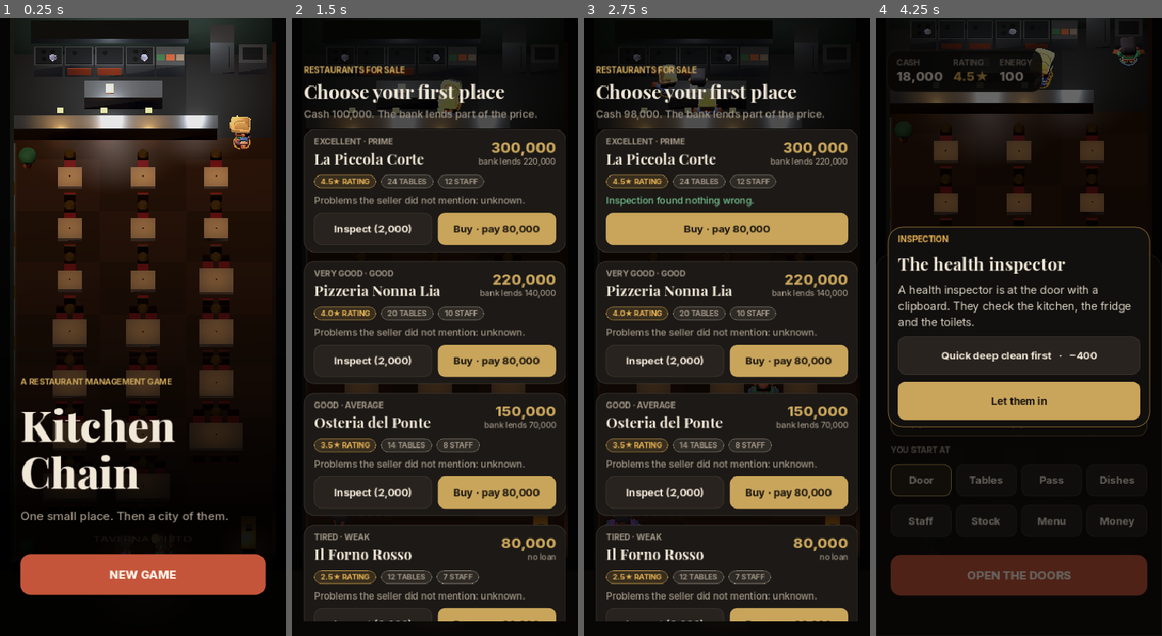
Above: before the commit, frames 1-4 (left to right).
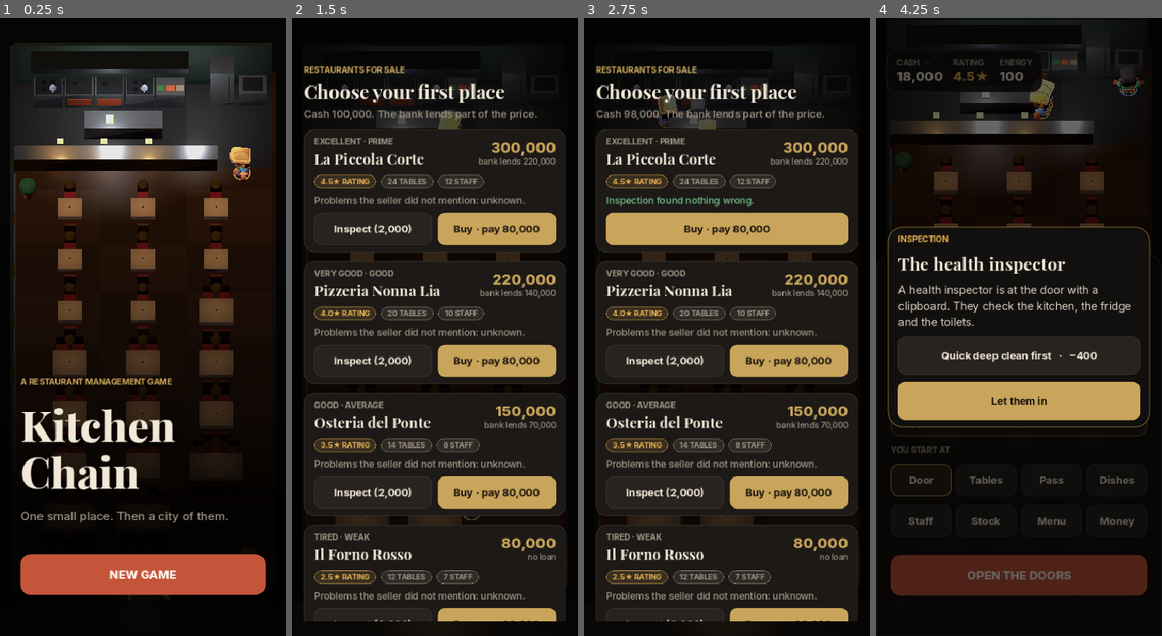
Above: after the commit, the same moments.

Repository: 1001pranav/kitchchengame
Game: Godot game, scene res://scenes/main.tscn
The game is run twice, just before and just after one commit, with the same random seed, the same clock (stepped at 60 frames per second) and the same inputs.
Inputs:
- Up to frame 1 (0.25 s): no input
- Up to frame 2 (1.5 s): click "NEW GAME" at 0.5 s; click "SEE WHAT'S FOR SALE" at 1.25 s
- Up to frame 3 (2.75 s): click "Inspect (2,000)" at 2 s
- Up to frame 4 (4.25 s): click "Buy · pay 80,000" at 2.75 s; click "Door" at 3.5 s

The runs differ from the first frame. In frame 1, 24% of the frame differs, in the area x 4-97%, y 0-73%; in frame 2, 3.3%; in frame 3, 3.5%; in frame 4, 6.9%.

Commit message:
Godot: synthesized lounge-jazz music and room/kitchen ambience, Sound autoload (music by phase, crowd follows the room, event and button sounds), camera framing below the HUD
Co-Authored-By: Claude Opus 5.5 <noreply@anthropic.com>
Claude-Session: https://claude.ai/code/session_016zCEihYEhovD8RoAyX4dmd

Diff:
--- a/game/project.godot
+++ b/game/project.godot
@@ -12,6 +12,7 @@
 [autoload]
 
 Game="*res://scripts/game.gd"
+Sound="*res://scripts/sound.gd"
 
 [display]
 
--- a/game/scripts/main.gd
+++ b/game/scripts/main.gd
@@ -107,6 +107,10 @@
 
 func _route() -> void:
 	var st: M.GameState = game.sim.state
+	var snd = get_node_or_null("/root/Sound")
+	if snd != null:
+		snd.music("service" if st.phase == "service" else "title")
+		snd.ambience(st.phase == "service")
 	var want := st.phase
 	if want == "market" and not _intro_seen:
 		return
@@ -127,6 +131,9 @@
 func show_title() -> void:
 	_clear()
 	current = "title"
+	var snd = get_node_or_null("/root/Sound")
+	if snd != null:
+		snd.music("title")
 	var grad := TextureRect.new()
 	var gt := GradientTexture2D.new()
 	var gr := Gradient.new()
@@ -729,6 +736,18 @@
 	_popup = null
 
 func _process(_d: float) -> void:
+	var snd = get_node_or_null("/root/Sound")
+	if snd != null and game.sim != null and game.sim.state.hasLocation and game.sim.ss != null:
+		var people := 0
+		for g in game.sim.ss.groups:
+			if not g.gone and not g.delivery:
+				people += g.size
+		snd.room_level = people / 40.0
+		var cooking := 0
+		for k in game.sim.ss.tasks:
+			if k.type == "cook" and k.started:
+				cooking += 1
+		snd.kitchen_level = cooking / 6.0
 	if current == "service" and _hud.has("meter") and game.sim != null and game.sim.ss != null:
 		var s: M.ServiceState = game.sim.ss
 		var meter: Control = _hud.meter
@@ -909,7 +928,17 @@
 	tw.tween_callback(p.queue_free)
 
 func _on_events(events: Array) -> void:
+	var snd = get_node_or_null("/root/Sound")
 	for e in events:
+		if snd != null:
+			match e.type:
+				"groupPaid": snd.play("coin", -6.0, 0.15)
+				"groupWalkedOut": snd.play("walkout", -4.0, 0.4)
+				"incidentRaised": snd.play("incident", -3.0, 0.5)
+				"equipmentBroke": snd.play("breakdown", -3.0, 0.5)
+				"stageReached", "objectiveDone": snd.play("stageup", -3.0, 1.0)
+				"dishReady": snd.play("bell", -16.0, 1.2, 0.02)
+				"groupSeated": snd.play("tap", -18.0, 0.3)
 		match e.type:
 			"groupPaid":
 				var tid = e.args.get("tableId")
--- a/game/scripts/scene/restaurant3d.gd
+++ b/game/scripts/scene/restaurant3d.gd
@@ -379,7 +379,7 @@
 	cam.keep_aspect = Camera3D.KEEP_WIDTH
 	cam.size = W + 0.5
 	add_child(cam)
-	var mid := (KITCHEN_Z + fz) / 2 + 0.35
+	var mid := (KITCHEN_Z + fz) / 2 - 0.35
 	var pitch := deg_to_rad(52.0)
 	var dist := 14.0
 	cam.look_at_from_position(Vector3(0, sin(pitch) * dist, mid + cos(pitch) * dist), Vector3(0, 0, mid))
--- /dev/null
+++ b/game/scripts/sound.gd
@@ -0,0 +1,112 @@
+extends Node
+## Autoload "Sound": music by phase, room ambience that follows how busy it is,
+## and one-shot effects. Settings live in user://settings.cfg.
+
+const SETTINGS := "user://settings.cfg"
+var music_on := true
+var sfx_on := true
+var _music: Array = []      ## two players for crossfades
+var _music_i := 0
+var _music_name := ""
+var _room: AudioStreamPlayer
+var _kitchen: AudioStreamPlayer
+var _pool: Array = []
+var _streams := {}
+var _last := {}
+var room_level := 0.0       ## 0..1, set by the game from how full the room is
+var kitchen_level := 0.0    ## 0..1, from how many stations are cooking
+
+func _ready() -> void:
+	var cfg := ConfigFile.new()
+	if cfg.load(SETTINGS) == OK:
+		music_on = cfg.get_value("sound", "music", true)
+		sfx_on = cfg.get_value("sound", "sfx", true)
+	for i in 2:
+		var p := AudioStreamPlayer.new()
+		p.volume_db = -80
+		add_child(p)
+		_music.append(p)
+	_room = _loop_player("amb_room")
+	_kitchen = _loop_player("amb_kitchen")
+	for i in 6:
+		var p := AudioStreamPlayer.new()
+		add_child(p)
+		_pool.append(p)
+
+func save_settings() -> void:
+	var cfg := ConfigFile.new()
+	cfg.set_value("sound", "music", music_on)
+	cfg.set_value("sound", "sfx", sfx_on)
+	cfg.save(SETTINGS)
+	if not music_on:
+		for p in _music:
+			p.stop()
+		_music_name = ""
+
+func _stream(path: String) -> AudioStream:
+	if not _streams.has(path):
+		_streams[path] = load(path)
+	return _streams[path]
+
+func _loop_player(name: String) -> AudioStreamPlayer:
+	var p := AudioStreamPlayer.new()
+	var s: AudioStreamOggVorbis = _stream("res://assets/audio/%s.ogg" % name).duplicate()
+	s.loop = true
+	p.stream = s
+	p.volume_db = -80
+	add_child(p)
+	return p
+
+## Crossfades to a music loop ("service", "title") or silence ("").
+func music(name: String) -> void:
+	if not music_on:
+		name = ""
+	if name == _music_name:
+		return
+	_music_name = name
+	var old: AudioStreamPlayer = _music[_music_i]
+	var tw := create_tween()
+	tw.tween_property(old, "volume_db", -60.0, 1.2)
+	tw.tween_callback(old.stop)
+	if name == "":
+		return
+	_music_i = 1 - _music_i
+	var p: AudioStreamPlayer = _music[_music_i]
+	var s: AudioStreamOggVorbis = _stream("res://assets/audio/music_%s.ogg" % name).duplicate()
+	s.loop = true
+	p.stream = s
+	p.volume_db = -40
+	p.play()
+	var tw2 := create_tween()
+	tw2.tween_property(p, "volume_db", -10.0 if name == "service" else -8.0, 1.6)
+
+func ambience(on: bool) -> void:
+	for p in [_room, _kitchen]:
+		if on and sfx_on and not p.playing:
+			p.play()
+		elif not on or not sfx_on:
+			p.stop()
+
+func _process(delta: float) -> void:
+	if _room.playing:
+		var want := lerpf(-34.0, -9.0, clampf(room_level, 0, 1))
+		_room.volume_db = lerpf(_room.volume_db, want, minf(1.0, delta * 1.5))
+	if _kitchen.playing:
+		var want2 := lerpf(-40.0, -15.0, clampf(kitchen_level, 0, 1))
+		_kitchen.volume_db = lerpf(_kitchen.volume_db, want2, minf(1.0, delta * 2.0))
+
+## A one-shot effect. [gap] stops the same sound repeating too fast.
+func play(name: String, volume := 0.0, gap := 0.08, pitch_jitter := 0.06) -> void:
+	if not sfx_on:
+		return
+	var now := Time.get_ticks_msec() / 1000.0
+	if now - _last.get(name, -99.0) < gap:
+		return
+	_last[name] = now
+	for p in _pool:
+		if not p.playing:
+			p.stream = _stream("res://assets/sfx/%s.wav" % name)
+			p.volume_db = volume
+			p.pitch_scale = 1.0 + randf_range(-pitch_jitter, pitch_jitter)
+			p.play()
+			return
--- a/game/scripts/ui/ui.gd
+++ b/game/scripts/ui/ui.gd
@@ -165,6 +165,9 @@
 ## Squash on press: small, but it makes every button feel physical.
 static func _juice(b: Button) -> void:
 	b.button_down.connect(func():
+		var snd = b.get_node_or_null("/root/Sound")
+		if snd != null:
+			snd.play("tap", -12.0, 0.05)
 		b.pivot_offset = b.size / 2
 		var tw := b.create_tween()
 		tw.tween_property(b, "scale", Vector2(0.96, 0.96), 0.06))
Not shown, added: game/assets/audio/amb_kitchen.ogg.import
Not shown, added: game/assets/audio/amb_room.ogg.import
Not shown, added: game/assets/audio/music_service.ogg.import
Not shown, added: game/assets/audio/music_title.ogg.import
Not shown, added: game/scripts/sound.gd.uid
Not shown, added: game/tools/flowshots.gd.uid
Not shown, added: game/tools/record.gd.uid
Not shown, added: game/assets/audio/amb_kitchen.ogg
Not shown, added: game/assets/audio/amb_room.ogg
Not shown, added: game/assets/audio/music_service.ogg
Not shown, added: game/assets/audio/music_title.ogg
